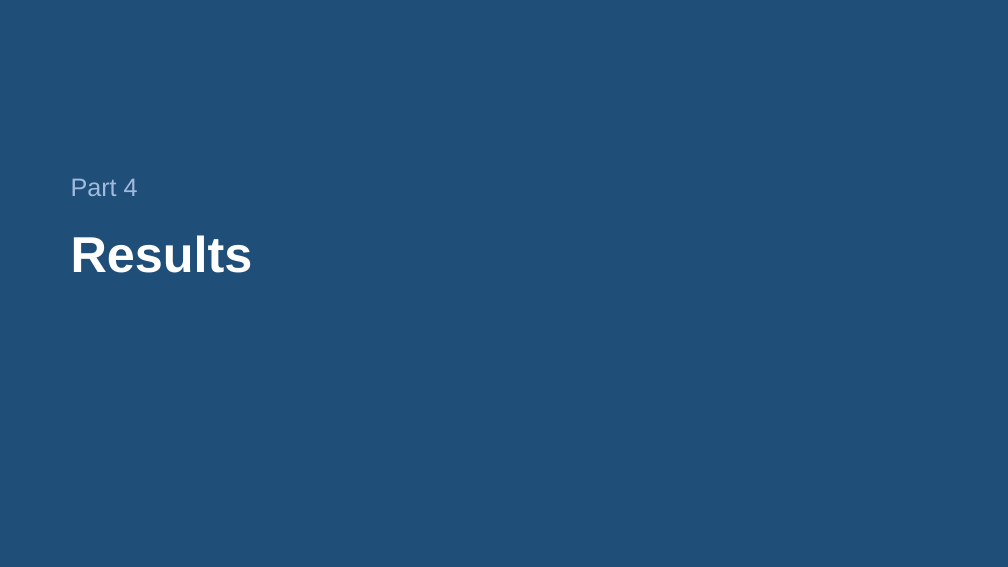
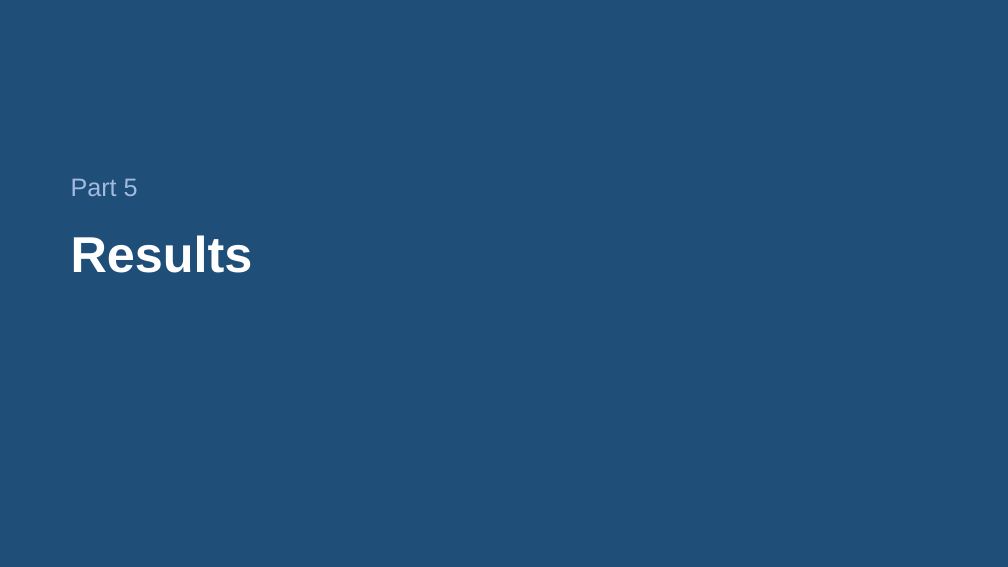
Before and after one commit to KaranaGulati/ContinuedLearningResearch, a slide deck: slide 31 of slides/study2-final.pptx (slide 21 before the commit). Drawn at 1008x567 pixels with LibreOffice and Linux fonts; fonts in the diff are those of the drawing. Boxes give left, top, right and bottom in pixels: in the first picture for what was removed or moved away, otherwise in the second. Text is boxed around its words. In the diff, an @@ line names an element or a change of style, - is before the commit and + after.

```diff
--- a/slides/study2-final.pptx
+++ b/slides/study2-final.pptx
@@ text at box(71, 178, 138, 196): text changed @@
-Part 4
+Part 5
```
Also in this commit, not shown: 5 other slides changed, 10 slides added, 2 other files.
